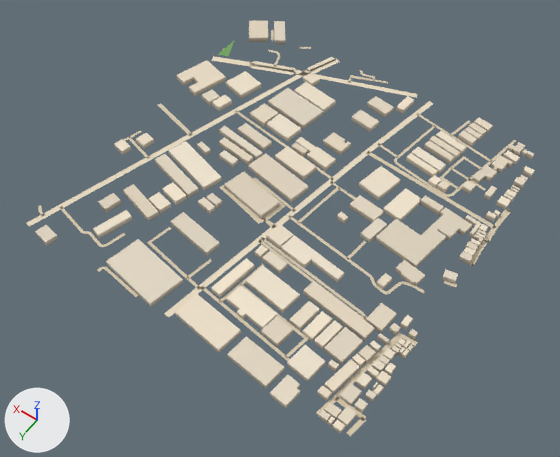
Renders of the glTF model public/assets/bengaluru-region-v1/tiles/t-18_10-l0.glb from each side of a commit.
Rendered twice from a 50 mm camera at (-9130.0, 5813.0, 780.0) aimed at (-8760.0, 5295.0, -35.0). Every picture has the same lights, and +X, +Y and +Z are marked at lower left. The older version comes first.

The first picture shows 'building', 'ground'.
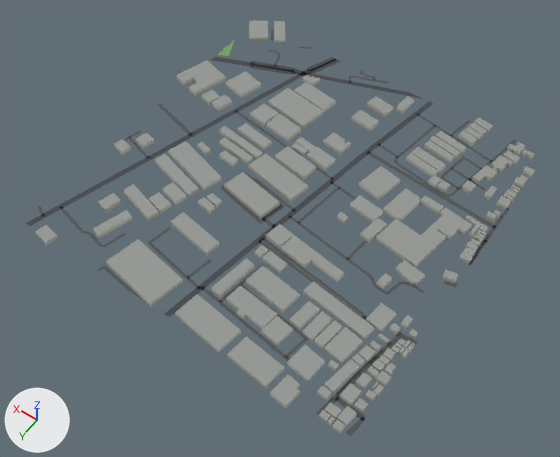
Scene script edits in JSON lines:
```json
{"block": "me_building", "where": "# used by ob_building; location = (-9000.0, 5000.0, 0.0)"}
{"op": "remove", "block": "me_building", "code": "me_building.from_pydata(...)  # 1428 vertices, 1845 faces; spans x 0.0..515.0, y -23.0..514.0, z 0.0..8.0"}
{"op": "add", "block": "me_building", "code": "me_building.from_pydata(...)  # 1428 vertices, 2262 faces; spans x 0.0..515.0, y -23.0..514.0, z 0.0..8.0"}
{"block": "me_building", "change": "me_building part 1: 1845 kept faces spanning x 0.0..515.0, y -23.0..514.0, z 0.0..8.0 get new vertex colours"}
{"block": "me_building", "change": "edits to the shape of me_building do not show in these pictures"}
{"block": "me_ground", "where": "# used by ob_ground; location = (-9000.0, 5000.0, 0.0)"}
{"op": "remove", "block": "me_ground", "code": "me_ground.from_pydata(...)  # 575 vertices, 469 faces; spans x -4.0..502.0, y -4.0..502.0, z 1.0"}
{"op": "add", "block": "me_ground", "code": "me_ground.from_pydata(...)  # 586 vertices, 480 faces; spans x 0.0..500.0, y 0.0..500.0, z 1.0"}
{"block": "me_ground", "change": "me_ground part 2"}
{"block": "me_ground", "change": "32 vertices are removed from x -4.0..502.0, y -4.0..501.0, z 1.0"}
{"block": "me_ground", "change": "47 faces are deleted"}
{"block": "me_ground", "change": "6 vertices in x -1.0..384.0, y 64.0..474.0, z 1.0 move by (1.0, 0.0, 0.0)"}
{"block": "me_ground", "change": "5 vertices in x 307.0..444.0, y 18.0..91.0, z 1.0 move by (1.0, 1.0, 0.0)"}
{"block": "me_ground", "change": "4 vertices in x 304.0..439.0, y 23.0..86.0, z 1.0 move by (-1.0, -1.0, 0.0)"}
{"block": "me_ground", "change": "3 vertices in x 250.0..269.0, y 18.0..319.0, z 1.0 move by (2.0, 1.0, 0.0)"}
{"block": "me_ground", "change": "28 vertices move from x 5.0..499.0, y -2.0..502.0, z 1.0 to x 0.0..500.0, y 0.0..500.0, z 1.0"}
{"block": "me_ground", "change": "49 vertices are added at x 0.0..500.0, y 0.0..500.0, z 1.0"}
{"block": "me_ground", "change": "62 new faces join them"}
{"block": "me_ground", "change": "me_ground part 3: 411 kept faces spanning x 0.0..500.0, y 0.0..500.0, z 1.0 get new vertex colours; the middle colour goes from beige #d7c9ae to dark grey #535556"}
{"block": "me_ground", "change": "other edits to the shape of me_ground do not show in these pictures"}
```

What differs and where, as boxes [x1, y1, x2, y2] in the pictures (560 x 457 px; the box of a moved part takes in the faces that stretch with it):
```json
{"object": "ground", "change": "reshaped", "before": [27, 30, 516, 436], "after": [26, 30, 516, 436]}
{"part": 1, "of": "me_building", "change": "recoloured", "before": [35, 20, 535, 434], "after": [35, 20, 535, 434], "on screen": "darker"}
{"part": 2, "of": "me_ground", "change": "moved or reshaped", "before": [27, 30, 516, 436], "after": [26, 30, 516, 436]}
{"part": 3, "of": "me_ground", "change": "recoloured", "before": [27, 47, 497, 420], "after": [27, 47, 497, 420]}
```
